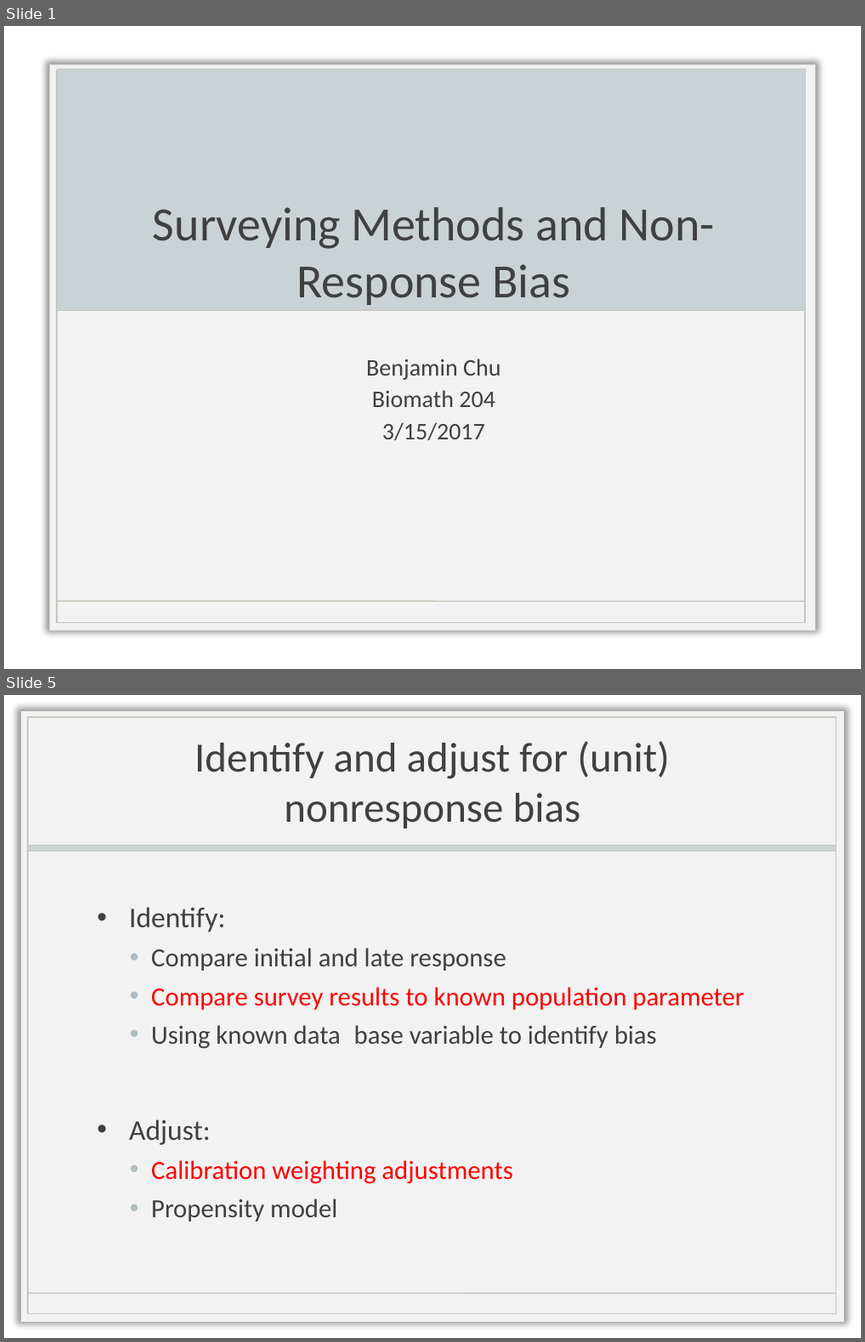
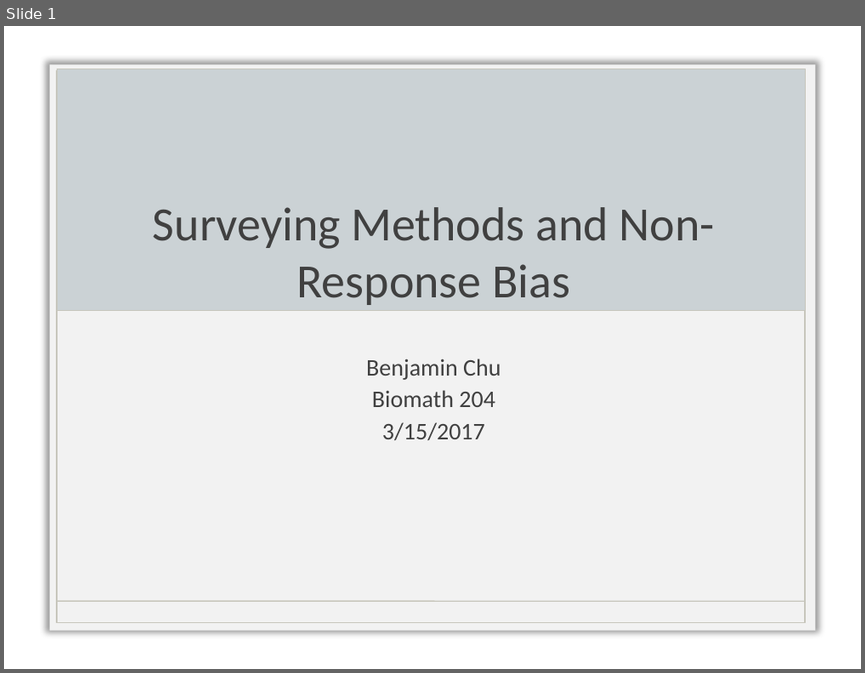
Before and after one commit to biona001/biomath_204, a slide deck: project ver.3/Presentation.pptx. Shown one above the other, each under a label of ours: slides 1 and 5 before the commit, slide 1 after it; the slides between them are not shown. The pictures are 865x1342 and 865x673 pixels, drawn with LibreOffice and Linux fonts; fonts in the diff are those of the drawing; background and template pictures are left out. Boxes give left, top, right and bottom in pixels: in the first picture for what was removed or moved away, otherwise in the second. Text is boxed around its words. In the diff, an @@ line names an element or a change of style, - is before the commit and + after.

Commit message:
used weights to adjust for nonresponse bias

```diff
--- a/project ver.3/Presentation.pptx
+++ b/project ver.3/Presentation.pptx
@@ slide 5 removed at bbox=[4, 695, 861, 1338], background picture (left out) @@
@@ title removed at bbox=[194, 741, 670, 828] @@
-Identify and adjust for (unit) nonresponse bias
@@ group removed at bbox=[21, 711, 844, 1321]: 3 rectangles, 1 line @@
@@ text removed at bbox=[129, 907, 744, 1221] @@
-• Identify:
-  • Compare initial and late response
-  • Compare survey results to known population parameter
-  • Using known data base variable to identify bias
-• Adjust:
-  • Calibration weighting adjustments
-  • Propensity model
```
Also in this commit, not shown: 2 slides changed, 3 other slides removed, 7 other files.
